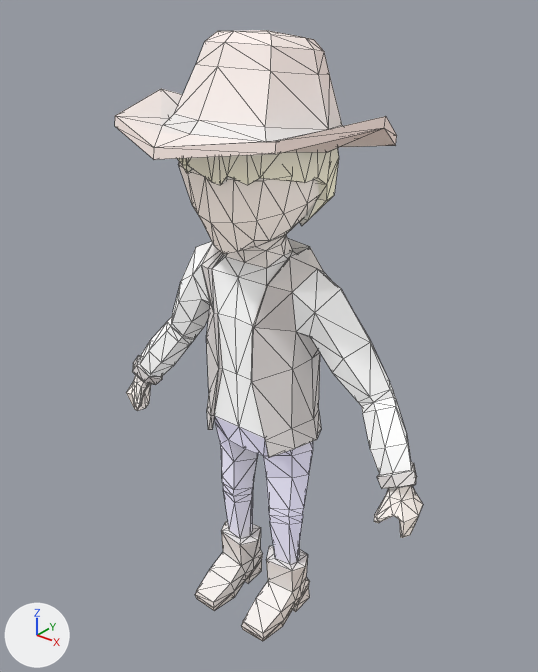
Renders of the FBX model human.fbx from each side of a commit.
Camera for both pictures: a camera (50 mm lens) standing at (5.97, -7.24, 9.27) and looking at (0.01, 0.21, 4.65). Lighting does not change. The marker at lower left points along +X, +Y and +Z. Mesh edges are drawn as thin lines.
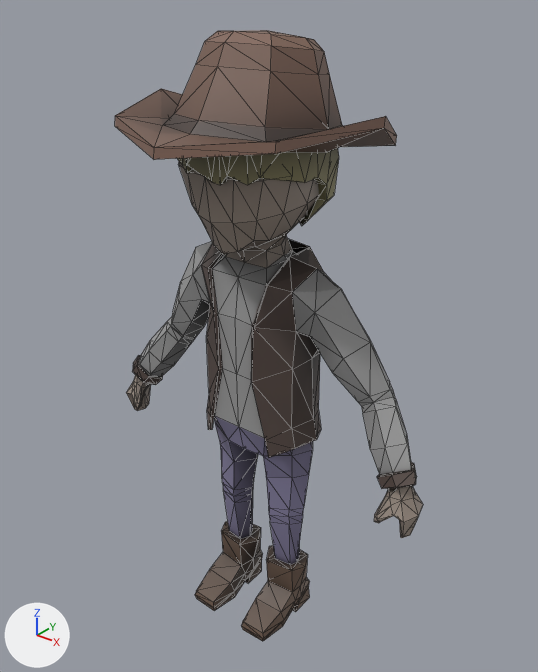
The newer file is also rescaled (x0.181) as a whole; pictures and numbers use the older file's frame.

Boxes [x1, y1, x2, y2] around the edits, measured in the pictures (538 x 672 px):
'Cube', recoloured: [115, 30, 423, 641] in both

The change, as a diff of the scene's bpy script:
```diff
--- a/human.fbx.py
+++ b/human.fbx.py
@@ mat_material @@
 n0 = _N.new('ShaderNodeBsdfPrincipled'); n0.name = 'Principled BSDF'
-n0.inputs[28].default_value = 1.0  # 'Emission Strength'
 n1 = _N.new('ShaderNodeOutputMaterial'); n1.name = 'Material Output'
@@ mat_material @@
 n2 = _N.new('ShaderNodeTexImage'); n2.name = 'Image Texture'
 n2.image = img_character_texture_png
-_L.new(n2.outputs[0], n0.inputs[27])  # 'Color' to 'Emission Color'
 _L.new(n0.outputs[0], n1.inputs[0])  # 'BSDF' to 'Surface'
+_L.new(n2.outputs[0], n0.inputs[0])  # 'Color' to 'Base Color'
+_L.new(n2.outputs[1], n0.inputs[4])  # 'Alpha' to 'Alpha'
```
